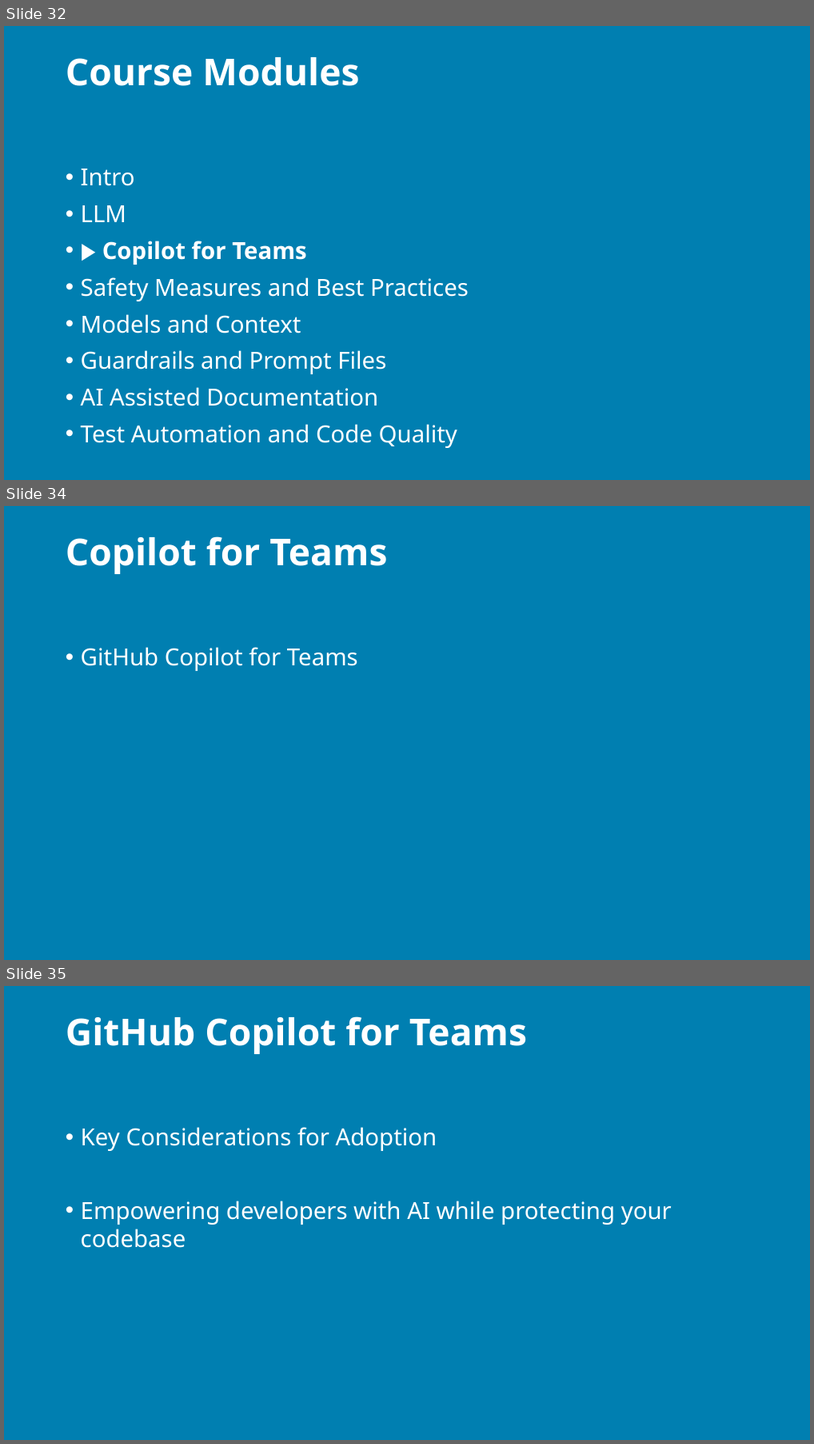
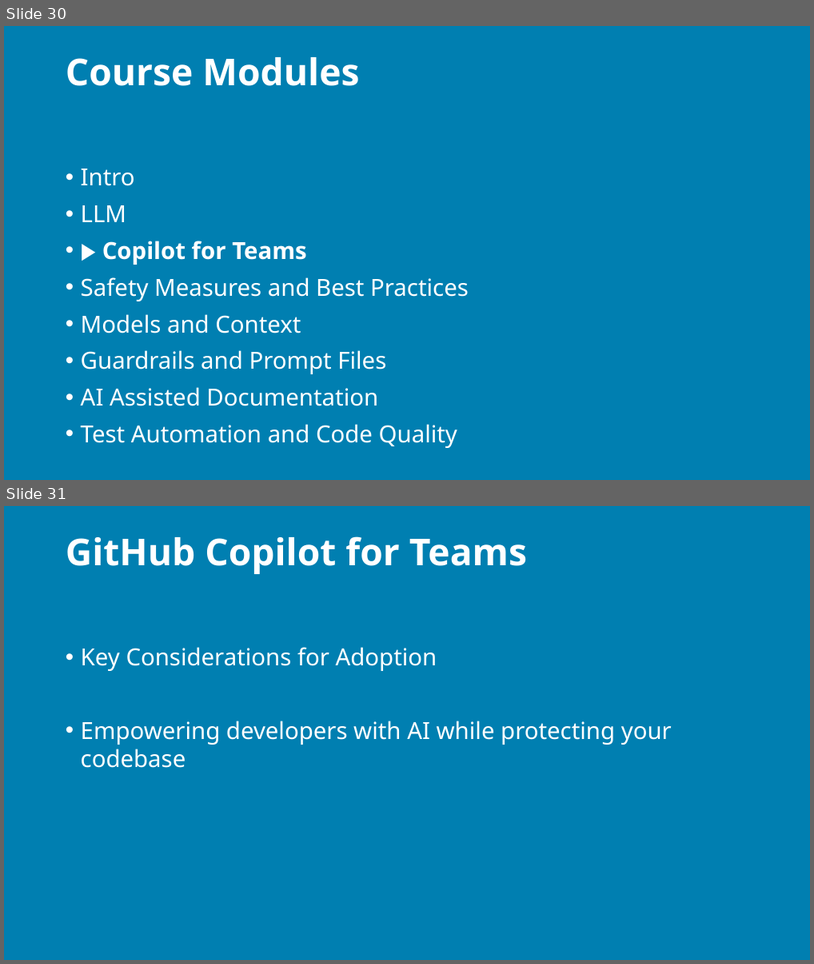
Before and after one commit to j0hnnymiller/AI-Assisted-Software-Development, a slide deck: slides/output/aiasd-311-tuesday-draft.pptx. Shown one above the other, each under a label of ours: slides 32, 34 and 35 before the commit, slides 30 and 31 after it; the slides between them are not shown. The pictures are 814x1444 and 814x964 pixels, drawn with LibreOffice and Linux fonts; fonts in the diff are those of the drawing; background and template pictures are left out. Boxes give left, top, right and bottom in pixels: in the first picture for what was removed or moved away, otherwise in the second. Text is boxed around its words. In the diff, an @@ line names an element or a change of style, - is before the commit and + after.

```diff
--- a/slides/output/aiasd-311-tuesday-draft.pptx
+++ b/slides/output/aiasd-311-tuesday-draft.pptx
@@ slide 34 removed at [4,506,810,960], background picture (left out) @@
@@ title removed at [66,536,387,574] @@
-Copilot for Teams
@@ text removed at [81,647,358,671] @@
-• GitHub Copilot for Teams
@@ what was slide 32 is now slide 30 @@
@@ what was slide 35 is now slide 31 @@
```
Also in this commit, not shown: 17 slides changed, 13 other slides removed, 31 other files.
